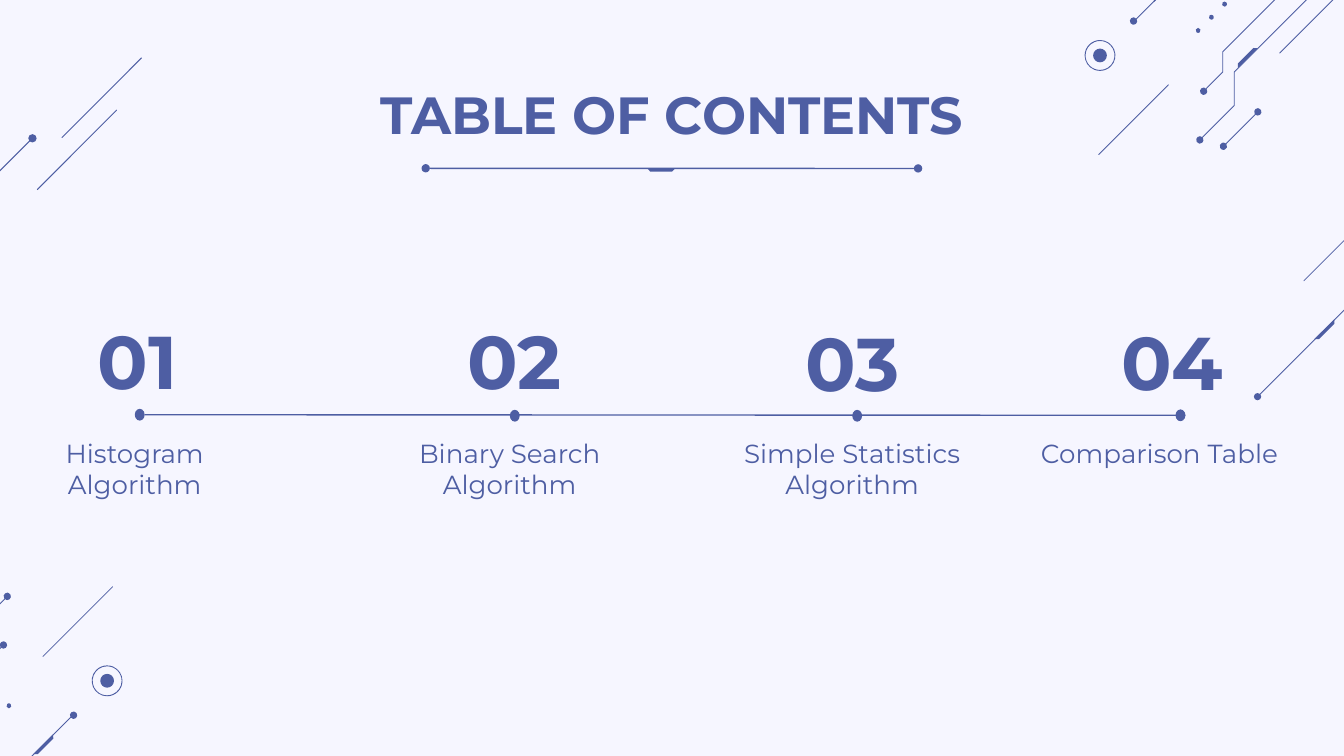
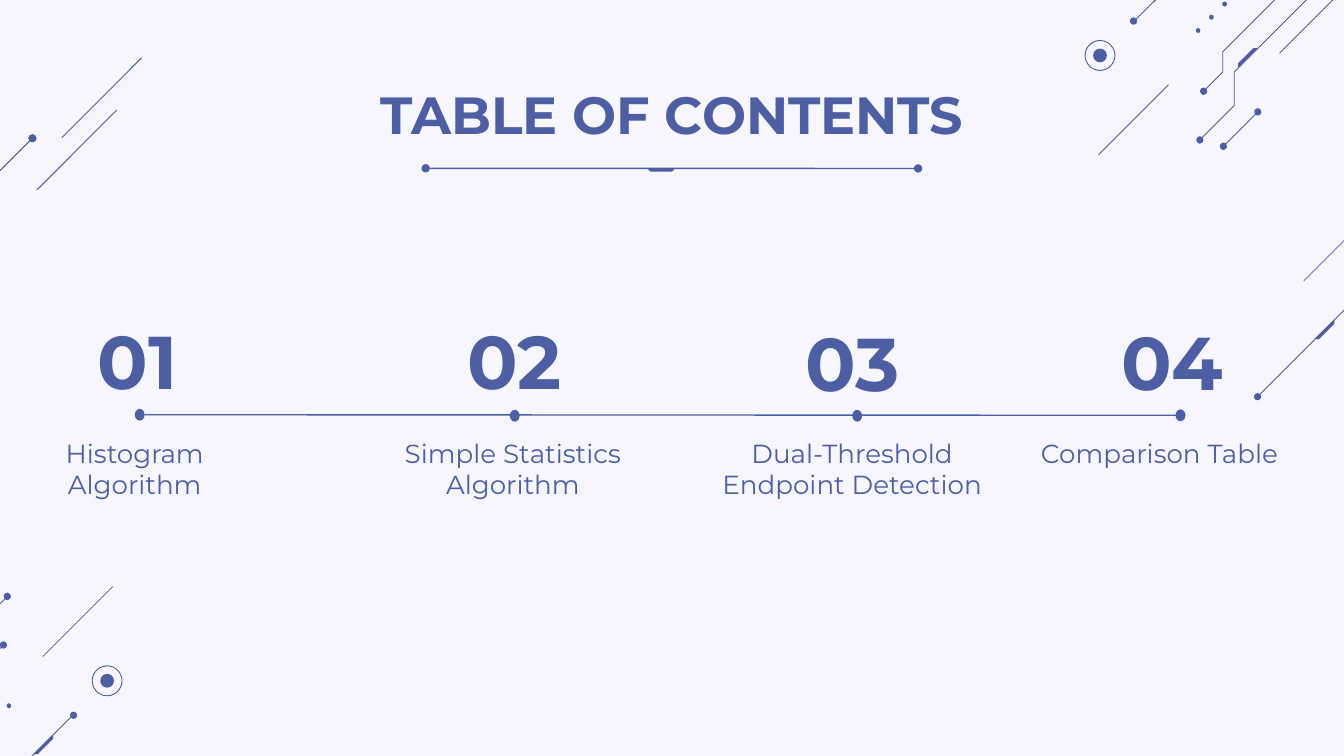
Before and after one commit to thdyqt/XLTHS, a slide deck: slide 2 of Slide.pptx. Drawn at 1344x756 pixels with LibreOffice and Linux fonts; fonts in the diff are those of the drawing. Boxes give left, top, right and bottom in pixels: in the first picture for what was removed or moved away, otherwise in the second. Text is boxed around its words. In the diff, an @@ line names an element or a change of style, - is before the commit and + after.

```diff
--- a/Slide.pptx
+++ b/Slide.pptx
@@ text at (405, 443, 621, 499): text changed @@
-Binary Search Algorithm
+Simple Statistics Algorithm
@@ text at (722, 443, 982, 499): text changed @@
-Simple Statistics Algorithm
+Dual-Threshold Endpoint Detection
```
Also in this commit, not shown: 23 other slides changed, 11 slides added, 9 slides removed, 3 other files.
